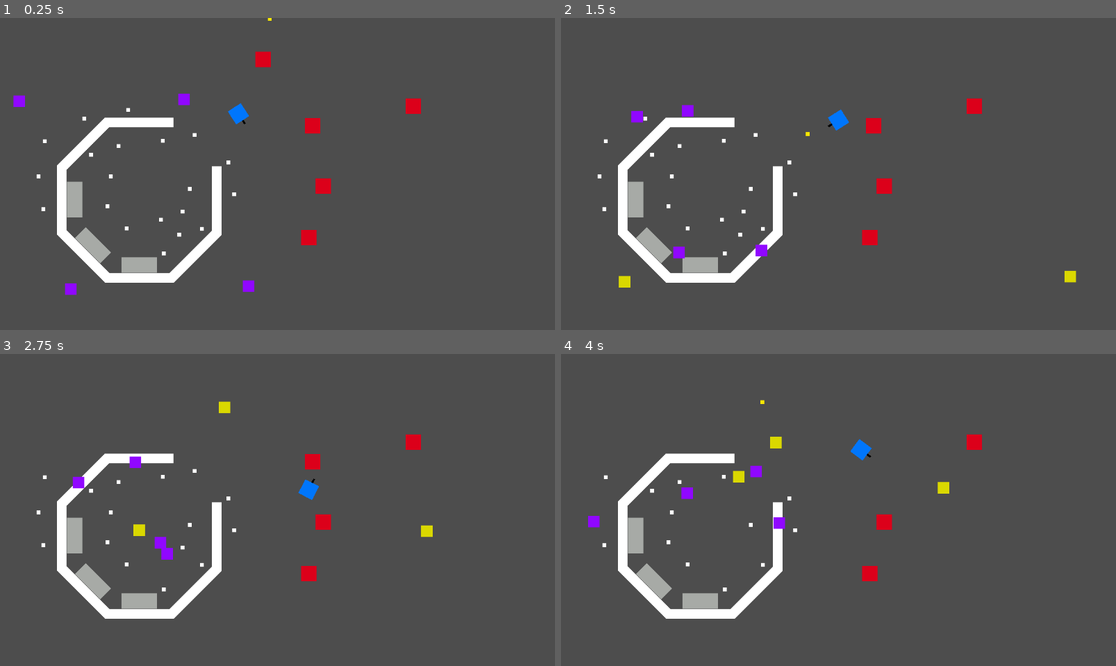
Above: before the commit, frames 1-4 (two rows, left to right).
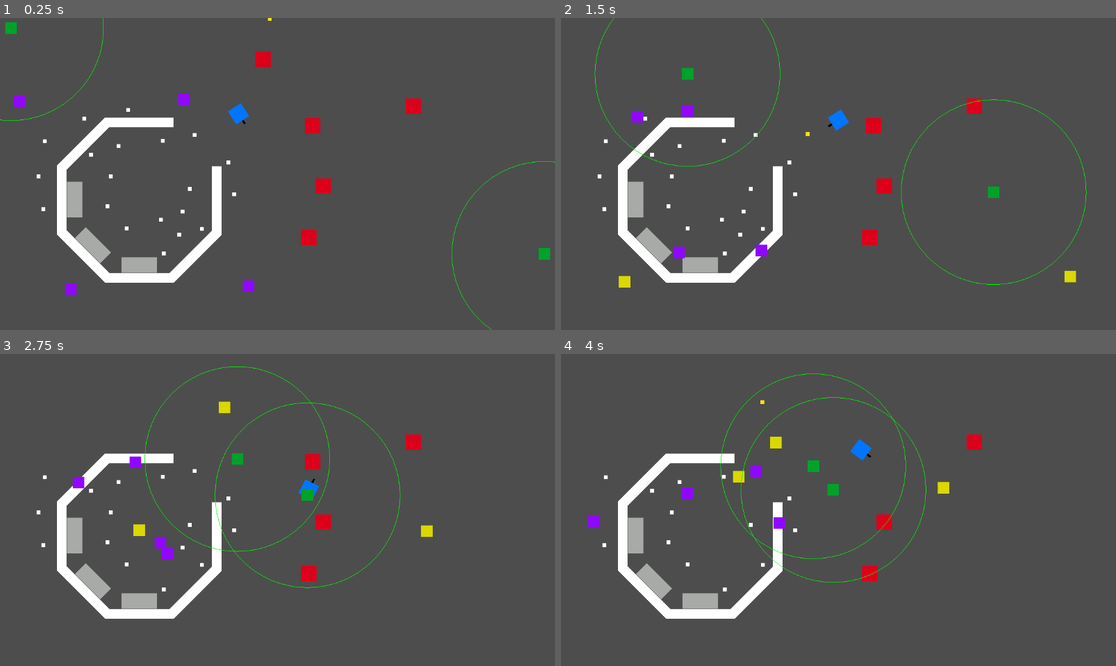
Above: after the commit, the same moments.

Repository: rledford/drone-commander-2025
Game: Godot game, scene res://main.tscn
Two runs of this game, one before a commit and one after it. Both use one fixed random seed, a clock stepped at 60 frames per second and the inputs below.
Inputs (mouse positions are in pixels of both pictures, inside the frame that each line leads up to):
- Up to frame 1 (0.25 s): no input
- Up to frame 2 (1.5 s): move the mouse to (960, 158) at 0.52 s; hold D (move_right) 0.53-1.28 s; tap E (interact) at 0.6 s; move the mouse to (727, 189) at 1.27 s; hold S (move_down) from 1.28 s (still down); click (727, 189) at 1.35 s
- Up to frame 3 (2.75 s): move the mouse to (333, 441) at 2.02 s; release S (move_down) at 2.03 s; hold D (move_right) from 2.03 s (still down); tap E (interact) at 2.1 s
- Up to frame 4 (4 s): move the mouse to (810, 572) at 2.77 s; release D (move_right) at 2.78 s; hold W (move_up) 2.78-3.53 s; click (810, 572) at 2.85 s; move the mouse to (1005, 556) at 3.52 s; hold A (move_left) from 3.53 s (still down); tap E (interact) at 3.6 s

The runs differ from the first frame. In frame 1, 0.4% of the frame differs, in the area x 0-100%, y 0-100%; in frame 2, 0.6%; in frame 3, 0.7%; in frame 4, 0.7%, in the area x 28-66%, y 6-74%.

Commit message:
feat: Add initial support drone.
- Add unit_healed signal
- Connect player to unit_healed

Diff:
--- a/actors/drone/drone.gd
+++ b/actors/drone/drone.gd
@@ -11,15 +11,22 @@
 	PATROL,
 	GATHER,
 	DROPOFF,
-	ATTACK
+	ATTACK,
+	FOLLOW
 }
 
+
+@export var max_hp: int = 100
 @export var max_speed: float = 100.0
 @export var accel: float = 256.0
 @export var decel: float = 128.0
 @export var patrol_range: float = 256.0
 @export var scan_range: float = 256.0
 @export var scan_frequency: float = 1.0
+
+@onready var hp: int = max_hp
+
+var speed_scale: float = 1.0
 
 var patrol_destination: Vector2
 var patrol_target: Node
@@ -28,6 +35,10 @@
 
 func set_state(new_state: int) -> void:
 	state = new_state
+
+
+func computed_speed() -> float:
+	return speed_scale * max_speed
 
 
 func is_valid_target(node) -> bool:
@@ -45,7 +56,7 @@
 	var max_range_squared = pow(max_range, 2) if max_range != INF else max_range
 	var nodes = get_tree().get_nodes_in_group(group).filter(
 		func(node):
-			return node.global_position.distance_squared_to(global_position) < max_range_squared
+			return node != self and node.global_position.distance_squared_to(global_position) < max_range_squared
 	)
 
 	if len(nodes) == 0:
@@ -91,12 +102,12 @@
 	var is_moving_toward_y = sign(dir.y) == sign(velocity.y)
 
 	velocity.x = move_toward(
-		velocity.x, dir.x * max_speed,
+		velocity.x, dir.x * computed_speed(),
 		delta * (accel if is_moving_toward_x else decel)
 	)
 
 	velocity.y = move_toward(
-		velocity.y, dir.y * max_speed,
+		velocity.y, dir.y * computed_speed(),
 		delta * (accel if is_moving_toward_y else decel)
 	)
 
@@ -118,7 +129,20 @@
 		drift(delta)
 		return
 
-	var speed = clamp(distance_error * 0.5, 0, max_speed)
+	var speed = clamp(distance_error * 0.5, 0, computed_speed())
+	var pos = Vector2(global_position + (direction_to_move * speed))
+
+	move_toward_target_position(pos, delta)
+
+
+func keep_target_in_range(target: Node, desired_range: float, delta: float) -> void:
+	var dist_squared = global_position.distance_squared_to(target.global_position)
+	if dist_squared < pow(desired_range, 2):
+		return
+
+	var direction_to_move = global_position.direction_to(target.global_position)
+	var distance_error = sqrt(dist_squared) - desired_range
+	var speed = clamp(distance_error * 0.5, 0, computed_speed())
 	var pos = Vector2(global_position + (direction_to_move * speed))
 
 	move_toward_target_position(pos, delta)
--- /dev/null
+++ b/actors/drone/support_drone/support_drone.gd
@@ -0,0 +1,105 @@
+@tool
+extends Drone
+
+@export var heal_rate: float = 3.0
+@export var base_heal_amount: int = 30
+@export var aoe_radius: float = 192.0:
+	set(value):
+		aoe_radius = value
+		_update_aoe_area()
+
+@onready var aoe: Area2D = $AoE
+@onready var aoe_shape_2d: CollisionShape2D = $AoE/CollisionShape2D
+
+var target: Node
+var supported_nodes: Array[Node] = []
+var _last_heal_time = -INF
+
+
+func _ready() -> void:
+	aoe.body_entered.connect(_handle_aoe_body_entered)
+	aoe.body_exited.connect(_handle_aoe_body_exited)
+	EventBus.unit_healed.connect(_handle_unit_healed)
+
+
+func _handle_aoe_body_entered(node: Node) ->void:
+	supported_nodes.append(node)
+
+
+func _handle_aoe_body_exited(node: Node) -> void:
+	var index = supported_nodes.find(node)
+
+	if index >= 0:
+		supported_nodes.remove_at(index)
+
+
+func _handle_unit_healed(by: Node, target: Node, amount: int) -> void:
+	if target != self: return
+
+	hp = clamp(hp + amount, 0, max_hp)
+
+
+func _physics_process(delta: float) -> void:
+	if Engine.is_editor_hint(): return
+
+	match state:
+		State.IDLE:
+			_update_idle(delta)
+		State.FOLLOW:
+			_update_follow(delta)
+
+	heal_supported_nodes()
+	move_and_slide()
+
+
+func heal_supported_nodes() -> void:
+	if not can_heal(): return
+
+	_last_heal_time = Time.get_ticks_msec()
+
+	for node in supported_nodes:
+		EventBus.unit_healed.emit(self, node, base_heal_amount)
+
+	if hp < max_hp:
+		EventBus.unit_healed.emit(self, self, base_heal_amount)
+
+
+func can_heal() -> bool:
+	if _last_heal_time + heal_rate * 1000.0 > Time.get_ticks_msec():
+		return false
+
+	if len(supported_nodes) == 0 and hp >= max_hp:
+		return false
+
+	return true
+
+
+func _update_idle(delta: float) -> void:
+	drift(delta)
+	target = scan_for_target(PLAYER)
+
+	if is_valid_target(target):
+		set_state(State.FOLLOW)
+
+
+func _update_follow(delta: float) -> void:
+	if not is_valid_target(target):
+		set_state(State.IDLE)
+		return
+
+	if is_in_range(target, aoe_radius):
+		var target_speed = target.get("max_speed")
+		speed_scale = target_speed / max_speed if target_speed else 1.0
+		drift(delta)
+	else:
+		speed_scale = 1.0
+
+	keep_target_in_range(target, aoe_radius * 0.85, delta)
+
+func _draw() -> void:
+	draw_circle(Vector2.ZERO, aoe_radius, Color.GREEN, false)
+
+
+func _update_aoe_area() -> void:
+	var shape: CircleShape2D = aoe_shape_2d.shape
+	shape.radius = aoe_radius
--- /dev/null
+++ b/actors/drone/support_drone/support_drone.tscn
@@ -0,0 +1,34 @@
+[gd_scene load_steps=5 format=3 uid="uid://fd6soodr1wlb"]
+
+[ext_resource type="Script" uid="uid://blwvjl7nkxw7r" path="res://actors/drone/support_drone/support_drone.gd" id="1_2wb2a"]
+
+[sub_resource type="CanvasTexture" id="CanvasTexture_2wb2a"]
+
+[sub_resource type="CircleShape2D" id="CircleShape2D_eja55"]
+radius = 11.0454
+
+[sub_resource type="CircleShape2D" id="CircleShape2D_th1iw"]
+radius = 192.0
+
+[node name="SupportDrone" type="CharacterBody2D"]
+collision_layer = 0
+collision_mask = 0
+script = ExtResource("1_2wb2a")
+base_heal_amount = 5
+max_speed = 256.0
+scan_range = 1024.0
+metadata/_custom_type_script = "uid://rdwx1ep4fejj"
+
+[node name="Sprite2D" type="Sprite2D" parent="."]
+modulate = Color(3.7542e-06, 0.636245, 0.170035, 1)
+scale = Vector2(24, 24)
+texture = SubResource("CanvasTexture_2wb2a")
+
+[node name="CollisionShape2D" type="CollisionShape2D" parent="."]
+shape = SubResource("CircleShape2D_eja55")
+
+[node name="AoE" type="Area2D" parent="."]
+collision_mask = 17
+
+[node name="CollisionShape2D" type="CollisionShape2D" parent="AoE"]
+shape = SubResource("CircleShape2D_th1iw")
--- a/actors/player/player.gd
+++ b/actors/player/player.gd
@@ -1,18 +1,23 @@
 extends CharacterBody2D
 
-@export var hp: int = 100
-@export var speed: float = 100.0
+@export var max_hp: int = 100
+@export var max_speed: float = 100.0
 @export var accel: float = 640.0
 @export var decel: float = 320.0
 @export var fire_rate: float = 0.5
 @export var bullet_speed: float = 600.0
 @export var bullet_damage: int = 25
 
+@onready var hp: int = max_hp
+
 var _last_fire_time = -INF
 
 
 func _ready() -> void:
 	EventBus.scrap_pickup_requested.connect(_on_scrap_pickup_requested)
+	EventBus.unit_healed.connect(_on_unit_healed)
+
+	hp = 1
 
 
 func _process(_delta: float) -> void:
@@ -43,12 +48,12 @@
 	).normalized()
 
 	velocity.x = move_toward(
-		velocity.x, input_dir.x * speed,
+		velocity.x, input_dir.x * max_speed,
 		delta * (accel if input_dir.x != 0 else decel)
 	)
 
 	velocity.y = move_toward(
-		velocity.y, input_dir.y * speed,
+		velocity.y, input_dir.y * max_speed,
 		delta * (accel if input_dir.y != 0 else decel)
 	)
 
@@ -66,3 +71,12 @@
 	if by != self: return
 
 	EventBus.scrap_collected.emit(by, scrap, amount)
+
+
+func _on_unit_healed(by: Node, target: Node, amount: int) -> void:
+	if target != self or hp >= max_hp: return
+
+	var old_hp = hp
+	hp = clamp(hp + amount, 0, max_hp)
+
+	print('player hp %s healed for %s resulting in new hp %s' % [old_hp, amount, hp])
--- a/globals/event_bus.gd
+++ b/globals/event_bus.gd
@@ -6,6 +6,9 @@
 signal bullet_collided(with: Node, velocity: Vector2, damage: int)
 signal bullet_fired(position: Vector2, direction: Vector2, speed: float, damage: int)
 signal bullet_expired(bullet: Node)
+
+# drone
+signal unit_healed(by: Node, target: Node, amoutn: int)
 
 # scrap
 signal scrap_dropped(position: Vector2)
--- a/main.tscn
+++ b/main.tscn
@@ -9,6 +9,7 @@
 [ext_resource type="PackedScene" uid="uid://bpj6awi0qwf6r" path="res://actors/drone/gather_drone/gather_drone.tscn" id="7_5vw27"]
 [ext_resource type="PackedScene" uid="uid://bcapq0a0qq6o6" path="res://actors/station/station.tscn" id="7_272bh"]
 [ext_resource type="PackedScene" uid="uid://bkxnvn4076qs1" path="res://actors/drone/damage_drone/damage_drone.tscn" id="9_kek77"]
+[ext_resource type="PackedScene" uid="uid://fd6soodr1wlb" path="res://actors/drone/support_drone/support_drone.tscn" id="10_4c57u"]
 
 [node name="Main" type="Node2D"]
 
@@ -154,4 +155,16 @@
 [node name="DamageDrone3" parent="World/Drones" instance=ExtResource("9_kek77")]
 position = Vector2(-27, 727)
 
+[node name="SupportDrone" parent="World/Drones" instance=ExtResource("10_4c57u")]
+position = Vector2(1137, 497)
+heal_rate = null
+base_heal_amount = null
+max_hp = null
+
+[node name="SupportDrone2" parent="World/Drones" instance=ExtResource("10_4c57u")]
+position = Vector2(16, 14)
+heal_rate = null
+base_heal_amount = null
+max_hp = null
+
 [node name="UI" type="CanvasLayer" parent="."]
Not shown, added: actors/drone/support_drone/support_drone.gd.uid
Not shown: 1 places in main.tscn that only renumber resources
